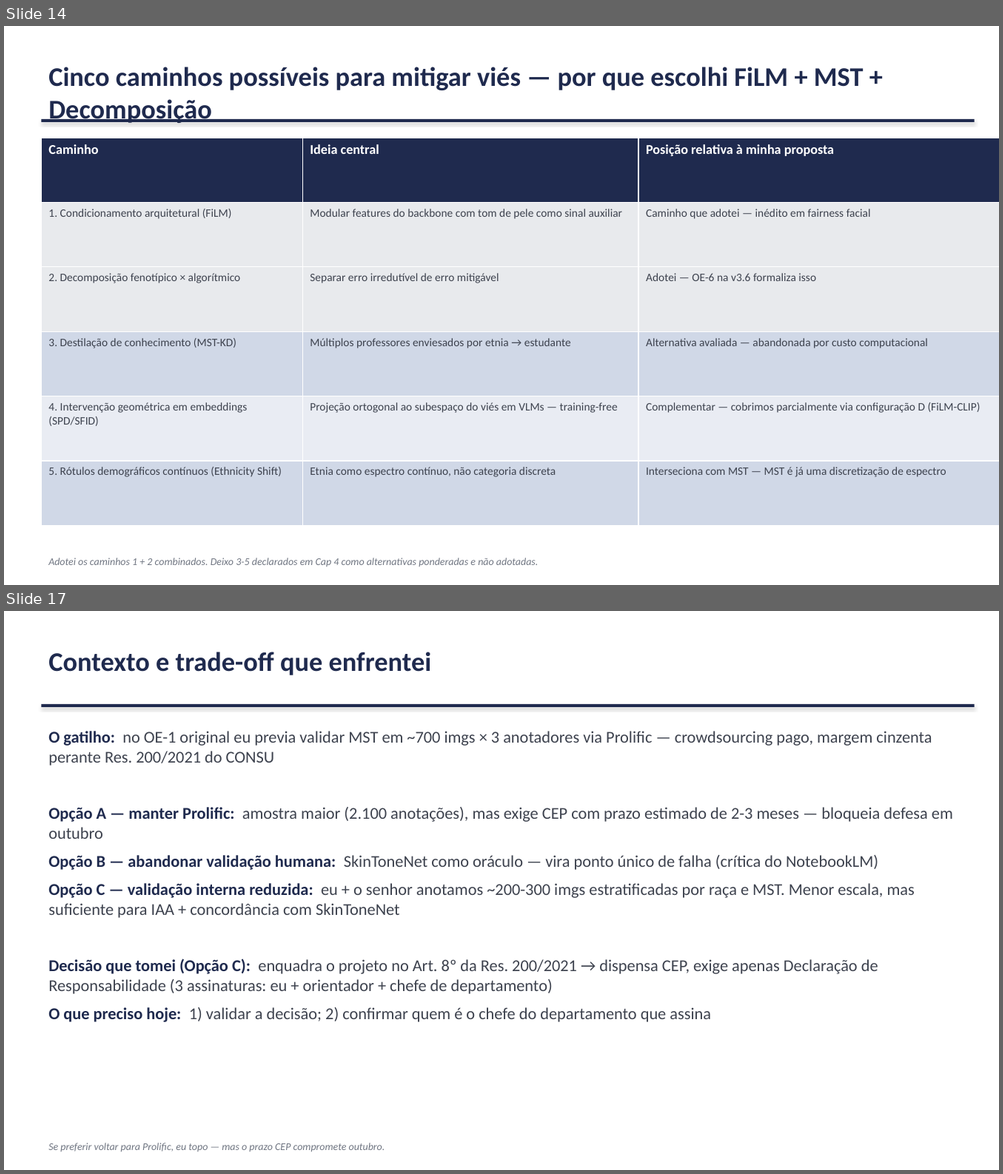
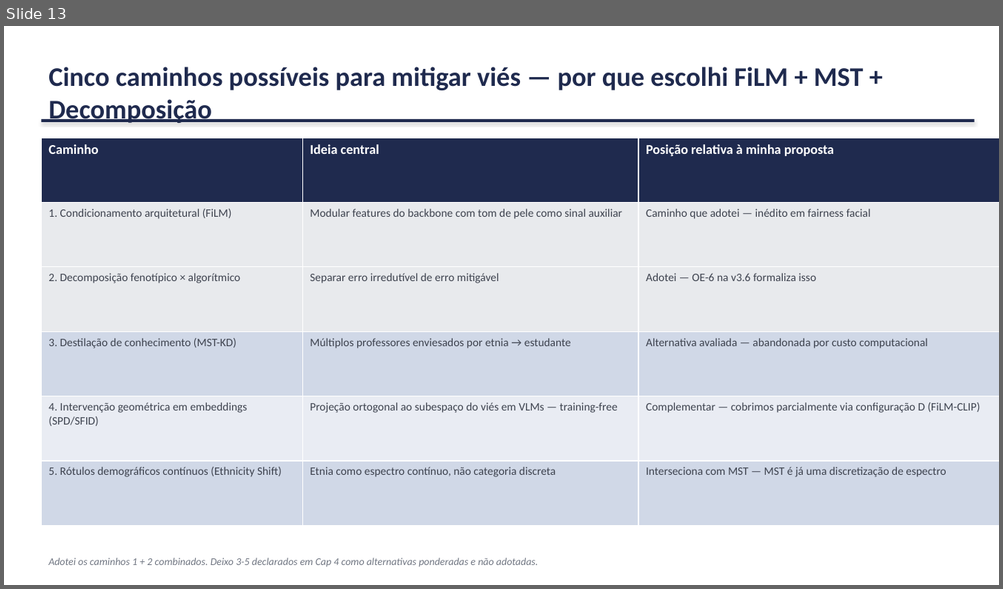
Before and after one commit to marcellozzetti/Facial-Recognition-Models-Mitigating-Bias, a slide deck: docs/ativo/material_reuniao_orientador_2026-07-13.pptx. Shown one above the other, each under a label of ours: slides 14 and 17 before the commit, slide 13 after it; the slides between them are not shown. The pictures are 1003x1174 and 1003x589 pixels, drawn with LibreOffice and Linux fonts; fonts in the diff are those of the drawing. Boxes give left, top, right and bottom in pixels: in the first picture for what was removed or moved away, otherwise in the second. Text is boxed around its words. In the diff, an @@ line names an element or a change of style, - is before the commit and + after.

```diff
--- a/docs/ativo/material_reuniao_orientador_2026-07-13.pptx
+++ b/docs/ativo/material_reuniao_orientador_2026-07-13.pptx
@@ slide 17 removed at bbox=[4, 611, 999, 1170], background #FFFFFF @@
@@ text removed at bbox=[48, 652, 432, 675] @@
-Contexto e trade-off que enfrentei
@@ rectangle removed at bbox=[41, 704, 974, 707] @@
@@ text removed at bbox=[48, 731, 953, 1022] @@
-O gatilho: no OE-1 original eu previa validar MST em ~700 imgs × 3 anotadores via Prolific — crowdsourcing pago, margem cinzenta perante Res. 200/2021 do CONSU
-Opção A — manter Prolific: amostra maior (2.100 anotações), mas exige CEP com prazo estimado de 2-3 meses — bloqueia defesa em outubro
-Opção B — abandonar validação humana: SkinToneNet como oráculo — vira ponto único de falha (crítica do NotebookLM)
-Opção C — validação interna reduzida: eu + o senhor anotamos ~200-300 imgs estratificadas por raça e MST. Menor escala, mas suficiente para IAA + concordância com SkinToneNet
-Decisão que tomei (Opção C): enquadra o projeto no Art. 8º da Res. 200/2021 → dispensa CEP, exige apenas Declaração de Responsabilidade (3 assinaturas: eu + orientador + chefe de departamento)
-O que preciso hoje: 1) validar a decisão; 2) confirmar quem é o chefe do departamento que assina
@@ text removed at bbox=[48, 1143, 385, 1152] @@
-Se preferir voltar para Prolific, eu topo — mas o prazo CEP compromete outubro.
@@ what was slide 14 is now slide 13 @@
```
Also in this commit, not shown: 6 slides changed, 4 other slides removed, 4 other files.
